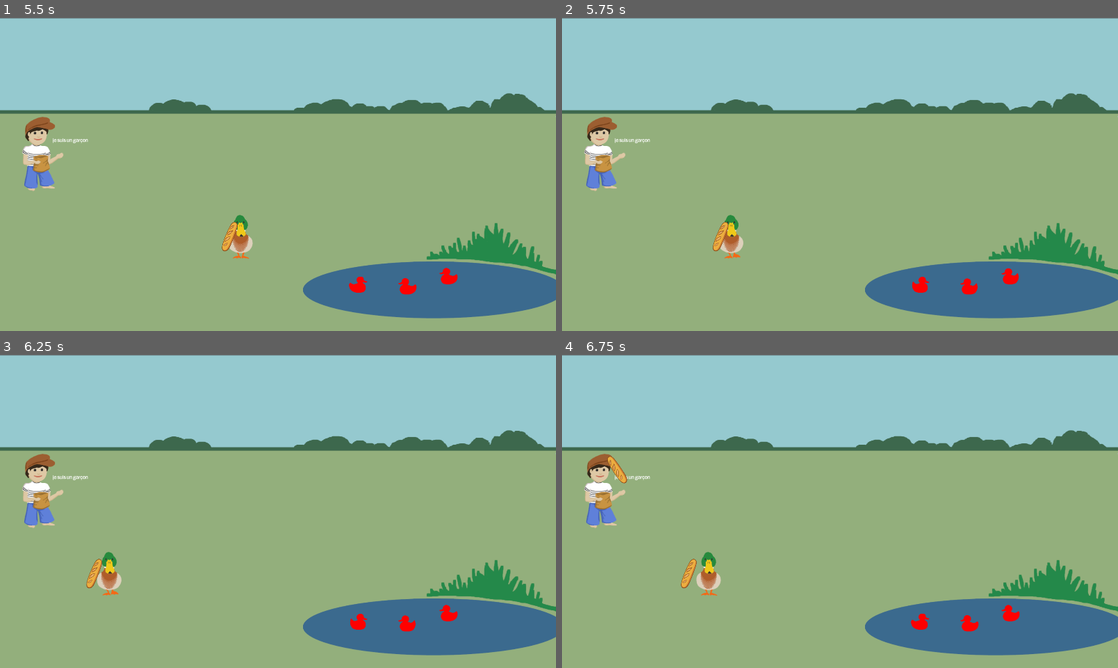
Above: before the commit, frames 1-4 (two rows, left to right).
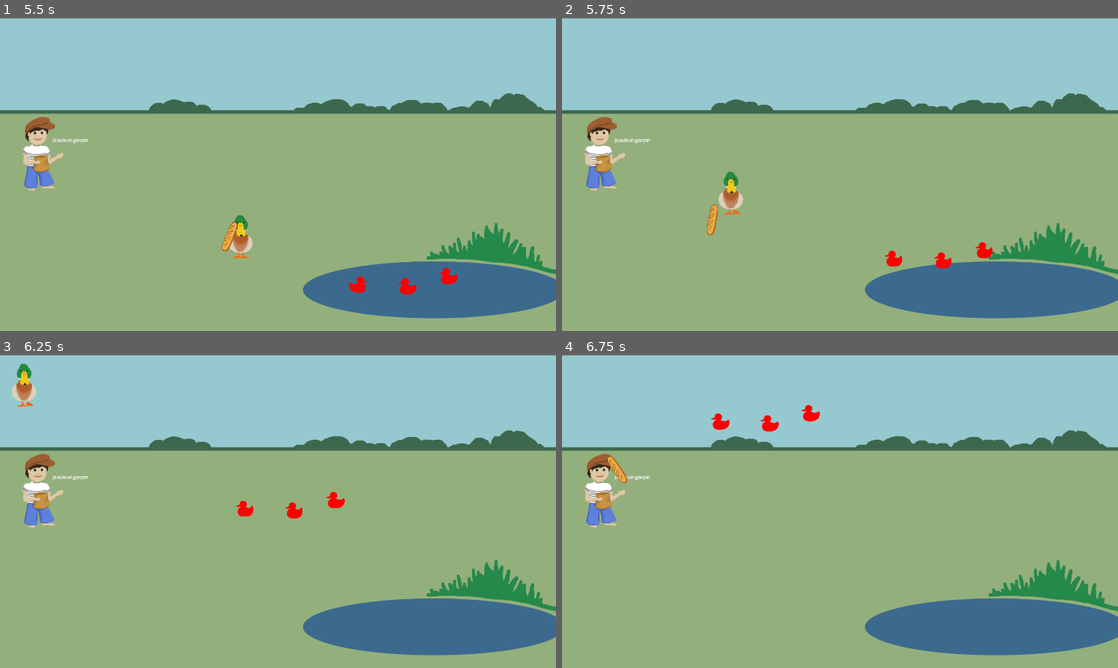
Above: after the commit, the same moments.

Repository: baguette-ballett/baguette-ballett
Game: Godot game, scene res://scenes/intro/intro.tscn
Same seed, same stepped clock (60 frames per second), same inputs: the game is played once before the commit and once after it.
Inputs:
- Up to frame 1 (5.5 s): click "Start" at 0.5 s; tap Enter (ui_accept) at 1.25, 2.1, 2.27, 2.57, 3.6, 3.77, 4.07, 5.1, 5.27 s; hold Right (ui_right) 1.28-2.03 s; hold Enter (ui_accept) 1.28-2.03 s; hold Down (ui_down) 2.03-2.78 s; hold Enter (ui_accept) 2.78-3.53 s; hold Right (ui_right) 2.78-4.28 s; hold Enter (ui_accept) 4.28-5.03 s; hold Left (ui_left) from 4.28 s (still down)
- Up to frame 2 (5.75 s): keep holding Left (ui_left); tap Enter (ui_accept) at 5.57 s
- Up to frame 3 (6.25 s): release Left (ui_left) at 5.78 s; hold Down (ui_down) from 5.78 s (still down); hold Enter (ui_accept) from 5.78 s (still down)
- Up to frame 4 (6.75 s): release Down (ui_down) at 6.53 s; release Enter (ui_accept) at 6.53 s; hold Right (ui_right) from 6.53 s (still down); tap Enter (ui_accept) at 6.6 s

Frame 1 is identical in both runs. In frame 2, 1.6% of the frame differs, in the area x 26-83%, y 49-89%; in frame 3, 1.5%; in frame 4, 1.2%.

Commit message:
Fix end game timer

Diff:
--- a/scenes/level/level.gd
+++ b/scenes/level/level.gd
@@ -50,4 +50,4 @@
 
 
 func _on_game_end_timer_timeout():
-	Globals.gameWon = true
+	Globals.game_won = true
--- a/scenes/level/level.tscn
+++ b/scenes/level/level.tscn
@@ -202,6 +202,7 @@
 
 [node name="GameEndTimer" type="Timer" parent="."]
 wait_time = 5.0
+autostart = true
 
 [connection signal="body_entered" from="ground body/Area2D" to="player" method="_on_area_2d_body_entered"]
 [connection signal="body_exited" from="ground body/Area2D" to="player" method="_on_area_2d_body_exited"]
